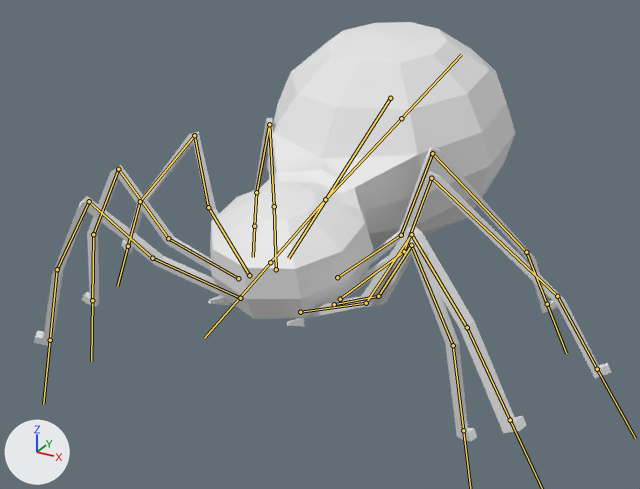
The FBX model Assets/Raw/spider.fbx: old version first, new version second.
Both versions are drawn from a camera (50 mm lens) standing at (4.97, -7.98, 4.11) and looking at (-0.22, 1.48, -0.61). Every picture has the same lights, and +X, +Y and +Z are marked at lower left. Both versions are drawn at frame 90 of the action 'Body|Idle.001'; the numbers are the values there. The bones that bend it are drawn over the model as lines.
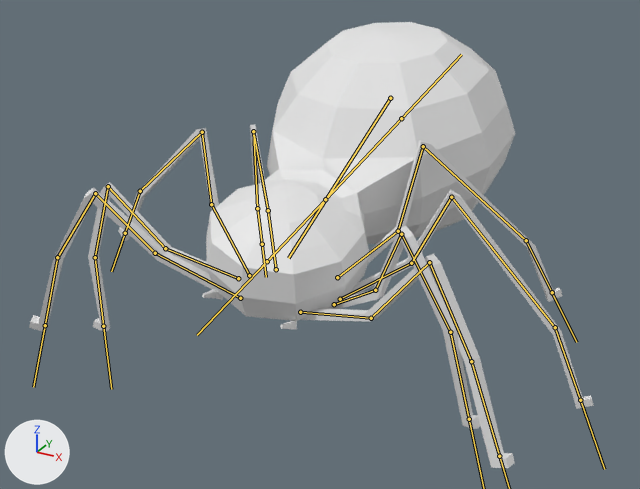
The edits, one by one:
Bone 'Bone.001' (bone_bone_001) turns from (-13, 0, 0) to (-13, -8, 0) degrees about its own x, y and z.
Bone 'Bone.002' (bone_bone_002) turns from (1, -5, -10) to (5, -7, -9) degrees about its own x, y and z.
Bone 'Bone.003' (bone_bone_003) turns from (0, -2, -4) to (-9, 0, -5) degrees about its own x, y and z.
Bone 'Bone.004' (bone_bone_004) turns from (0, -14, -15) to (4, -13, -16) degrees about its own x, y and z.
Bone 'Bone.005' (bone_bone_005) turns from (1, -12, -16) to (-6, -18, -10) degrees about its own x, y and z.
Bone 'Bone.018' (bone_bone_018) turns from (0, 3, 4) to (4, 0, 6) degrees about its own x, y and z.
Bone 'Bone.019' (bone_bone_019) turns from (2, 13, 15) to (-8, 15, 12) degrees about its own x, y and z.
Bone 'Bone.020' (bone_bone_020) turns from (0, -5, -9) to (5, -3, -10) degrees about its own x, y and z.
Bone 'Bone.021' (bone_bone_021) turns from (2, 11, 24) to (-7, 9, 25) degrees about its own x, y and z.

Location of each change, (x1, y1, x2, y2) in pixels of the pictures (640 x 489 px):
'Sphere', posed (6% taller): before (34, 22, 611, 441); after (29, 22, 594, 468)
bone 'Bone.001', root to tip: before (325, 199) to (270, 262); after (325, 199) to (267, 261)
bone 'Bone.002', root to tip: before (240, 298) to (152, 258); after (240, 298) to (155, 253)
bone 'Bone.003', root to tip: before (238, 278) to (168, 238); after (238, 278) to (165, 248)
bone 'Bone.004', root to tip: before (249, 275) to (208, 207); after (249, 275) to (211, 204)
bone 'Bone.005', root to tip: before (276, 269) to (274, 206); after (276, 269) to (268, 210)
bone 'Bone.018', root to tip: before (337, 277) to (401, 235); after (337, 277) to (398, 231)
bone 'Bone.019', root to tip: before (340, 299) to (404, 251); after (340, 299) to (411, 263)
bone 'Bone.020', root to tip: before (334, 304) to (378, 296); after (334, 304) to (375, 290)
bone 'Bone.021', root to tip: before (300, 312) to (366, 303); after (300, 312) to (371, 318)
